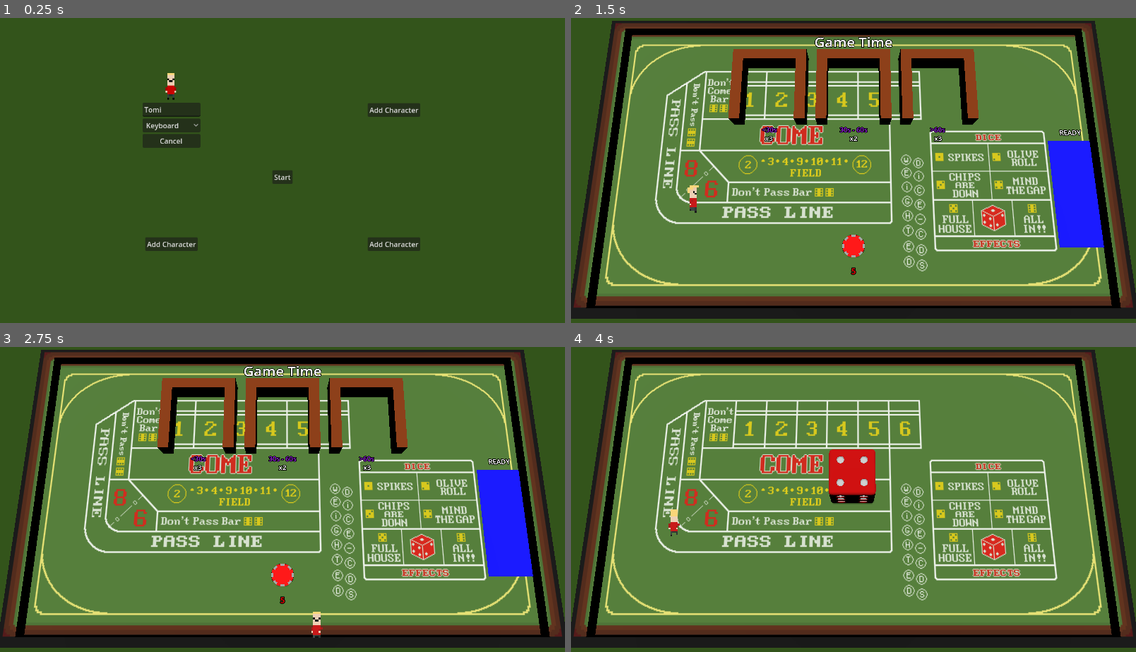
Above: before the commit, frames 1-4 (two rows, left to right).
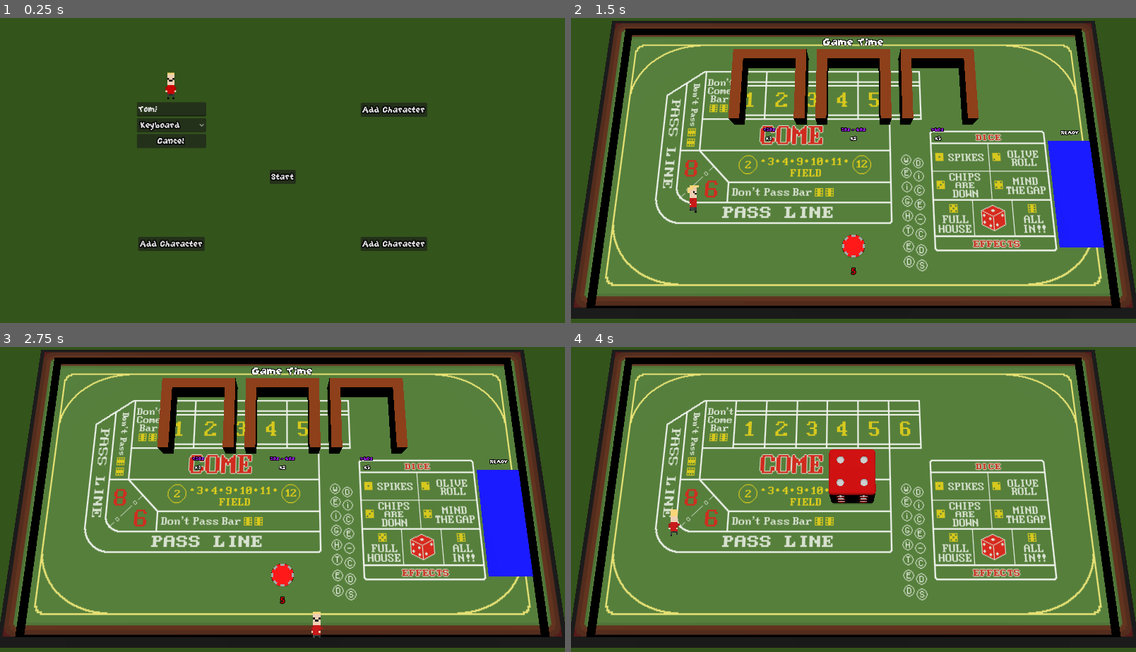
Above: after the commit, the same moments.

Repository: Laks0/weighted-dice-3d
Game: Godot game, scene res://Scenes/CharacterScreen/CharacterScreen.tscn
The game is run twice, just before and just after one commit, with the same random seed, the same clock (stepped at 60 frames per second) and the same inputs.
Inputs:
- Up to frame 1 (0.25 s): no input
- Up to frame 2 (1.5 s): click "Start" at 0.5 s; tap Enter (grab_mouse) at 1.25 s; hold D (move_right_kb) from 1.28 s (still down); tap Alt (grab_kb2) at 1.35 s
- Up to frame 3 (2.75 s): release D (move_right_kb) at 2.03 s; hold S (move_down_kb) from 2.03 s (still down); tap Enter (grab_mouse) at 2.1 s
- Up to frame 4 (4 s): tap Space at 2.75 s; release S (move_down_kb) at 2.78 s; hold D (move_right_kb) 2.78-3.53 s; tap Down (move_down_kb2) at 2.85 s; hold W (move_up_kb) from 3.53 s (still down); tap Left (move_left_kb2) at 3.6 s

The runs differ from the first frame. In frame 1, 1.6% of the frame differs, in the area x 24-76%, y 17-77%; in frame 2, 0.6%; in frame 3, 0.6%; in frame 4, nothing differs.

Commit message:
Nombres de efectos y tema

Diff:
--- a/Classes/Effects/ChipsAreDown/ChipsAreDownEffect.tscn
+++ b/Classes/Effects/ChipsAreDown/ChipsAreDownEffect.tscn
@@ -6,7 +6,7 @@
 [node name="ChipsAreDownEffect" type="Node"]
 script = ExtResource("1_ar7g5")
 chipResource = ExtResource("2_asn4i")
-effectName = "Chips are down"
+effectName = "Chips Are Down"
 
 [node name="Cooldown" type="Timer" parent="."]
 wait_time = 0.6
--- a/Classes/Effects/Effect.gd
+++ b/Classes/Effects/Effect.gd
@@ -1,7 +1,7 @@
 extends Node
 class_name Effect
 
-var effectName : String
+@export var effectName : String
 
 var arena : Arena
 
--- a/Classes/Effects/MindTheGap/MindTheGapEffect.tscn
+++ b/Classes/Effects/MindTheGap/MindTheGapEffect.tscn
@@ -6,3 +6,4 @@
 [node name="MindTheGapEffect" type="Node"]
 script = ExtResource("1_1xma8")
 GapScene = ExtResource("2_bnwej")
+effectName = "Mind The Gap"
--- a/Classes/Effects/OliveRoll/OliveRoll.gd
+++ b/Classes/Effects/OliveRoll/OliveRoll.gd
@@ -2,10 +2,10 @@
 
 @export var oliveResource : PackedScene
 
-const OLIVE_AMMOUNT = 5
+const OLIVE_AMOUNT = 5
 
 func start():
-	for _i in range(OLIVE_AMMOUNT):
+	for _i in range(OLIVE_AMOUNT):
 		var pos := Globals.getRandomArenaPosition()
 
 		var olive = oliveResource.instantiate()
--- a/Classes/Effects/Spikes/spikes_effect.tscn
+++ b/Classes/Effects/Spikes/spikes_effect.tscn
@@ -1,6 +1,9 @@
-[gd_scene load_steps=2 format=3 uid="uid://bx1tfik0chsfl"]
+[gd_scene load_steps=3 format=3 uid="uid://bx1tfik0chsfl"]
 
 [ext_resource type="Script" path="res://Classes/Effects/Spikes/SpikesEffect.gd" id="1_ogj0k"]
+[ext_resource type="PackedScene" uid="uid://d1wca58rqkpw7" path="res://Classes/Effects/Spikes/SpikesLayout.tscn" id="2_5s6py"]
 
 [node name="SpikesEffect" type="Node"]
 script = ExtResource("1_ogj0k")
+SpikesLayout = ExtResource("2_5s6py")
+effectName = "Spikes"
--- /dev/null
+++ b/Classes/HUD/DefaultTheme.tres
@@ -0,0 +1,11 @@
+[gd_resource type="Theme" load_steps=2 format=3 uid="uid://bnaa8nx0gbxlb"]
+
+[ext_resource type="FontFile" uid="uid://cdnb1m88vsvb7" path="res://GrapeSoda.ttf" id="1_x4ft0"]
+
+[resource]
+default_font = ExtResource("1_x4ft0")
+default_font_size = 24
+Button/colors/font_outline_color = Color(0, 0, 0, 1)
+Button/constants/outline_size = 9
+Label/colors/font_outline_color = Color(0, 0, 0, 1)
+Label/constants/outline_size = 10
--- a/Classes/HUD/HUD.tscn
+++ b/Classes/HUD/HUD.tscn
@@ -1,6 +1,7 @@
-[gd_scene load_steps=2 format=3 uid="uid://dmyacifxq8ln1"]
+[gd_scene load_steps=3 format=3 uid="uid://dmyacifxq8ln1"]
 
 [ext_resource type="Script" path="res://Classes/HUD/HUD.gd" id="1_4kvx0"]
+[ext_resource type="Theme" uid="uid://bnaa8nx0gbxlb" path="res://Classes/HUD/DefaultTheme.tres" id="2_yj5an"]
 
 [node name="HUD" type="Control"]
 layout_mode = 3
@@ -22,5 +23,6 @@
 offset_right = 47.5
 offset_bottom = 82.0
 grow_horizontal = 2
+theme = ExtResource("2_yj5an")
 text = "Effect Name"
 horizontal_alignment = 1
--- a/Scenes/Arena/Arena.tscn
+++ b/Scenes/Arena/Arena.tscn
@@ -10,7 +10,6 @@
 [ext_resource type="ArrayMesh" uid="uid://0am65n0l6hyj" path="res://Scenes/Arena/mesa.obj" id="7_7ki2k"]
 [ext_resource type="Texture2D" uid="uid://bl4bjeh13ejhs" path="res://Classes/Die/Arrow.png" id="8_renas"]
 [ext_resource type="PackedScene" uid="uid://bx1tfik0chsfl" path="res://Classes/Effects/Spikes/spikes_effect.tscn" id="8_ycw3d"]
-[ext_resource type="PackedScene" uid="uid://d1wca58rqkpw7" path="res://Classes/Effects/Spikes/SpikesLayout.tscn" id="9_r8rts"]
 [ext_resource type="PackedScene" uid="uid://bs1h7cfuyhx81" path="res://Classes/Effects/MindTheGap/MindTheGapEffect.tscn" id="12_yk85d"]
 
 [sub_resource type="PhysicsMaterial" id="PhysicsMaterial_k7w7e"]
@@ -129,7 +128,6 @@
 [node name="Effects" type="Node" parent="."]
 
 [node name="SpikesEffect" parent="Effects" instance=ExtResource("8_ycw3d")]
-SpikesLayout = ExtResource("9_r8rts")
 
 [node name="OliveRollEffect" parent="Effects" instance=ExtResource("5_ed70i")]
 
--- a/Scenes/BettingScreen/BetBooth.tscn
+++ b/Scenes/BettingScreen/BetBooth.tscn
@@ -1,6 +1,7 @@
-[gd_scene load_steps=8 format=3 uid="uid://cr1bm4whotu40"]
+[gd_scene load_steps=9 format=3 uid="uid://cr1bm4whotu40"]
 
 [ext_resource type="Script" path="res://Scenes/BettingScreen/BetBooth.gd" id="1_mdepd"]
+[ext_resource type="FontFile" uid="uid://cdnb1m88vsvb7" path="res://GrapeSoda.ttf" id="2_yykp4"]
 
 [sub_resource type="StandardMaterial3D" id="StandardMaterial3D_gj3mh"]
 albedo_color = Color(0.541176, 0.223529, 0, 1)
@@ -59,7 +60,9 @@
 [node name="Name" type="Label3D" parent="."]
 transform = Transform3D(-1, 8.74228e-08, 3.82137e-15, 0, -4.37114e-08, 1, 8.74228e-08, 1, 4.37114e-08, 0, 0.158735, -1.78189)
 text = "Candidate"
+font = ExtResource("2_yykp4")
 
 [node name="Odds" type="Label3D" parent="."]
 transform = Transform3D(-1, 8.74228e-08, 3.82137e-15, 0, -4.37114e-08, 1, 8.74228e-08, 1, 4.37114e-08, 1.89892e-08, 0.158735, -1.9991)
 text = "Candidate"
+font = ExtResource("2_yykp4")
--- a/Scenes/BettingScreen/BettingScreen.tscn
+++ b/Scenes/BettingScreen/BettingScreen.tscn
@@ -6,6 +6,7 @@
 [ext_resource type="ArrayMesh" uid="uid://0am65n0l6hyj" path="res://Scenes/Arena/mesa.obj" id="2_ixa5d"]
 [ext_resource type="PackedScene" uid="uid://bpdrpg3p4qn3t" path="res://Scenes/Arena/Arena.tscn" id="4_iyqa3"]
 [ext_resource type="PackedScene" uid="uid://cr1bm4whotu40" path="res://Scenes/BettingScreen/BetBooth.tscn" id="5_8u4g1"]
+[ext_resource type="FontFile" uid="uid://cdnb1m88vsvb7" path="res://GrapeSoda.ttf" id="7_tpqcw"]
 
 [sub_resource type="WorldBoundaryShape3D" id="WorldBoundaryShape3D_j3d4r"]
 plane = Plane(0, 0, 1, 0)
@@ -104,6 +105,7 @@
 [node name="Label3D" type="Label3D" parent="ReadyArea"]
 transform = Transform3D(1, 0, 0, 0, -4.37114e-08, 1, 0, -1, -4.37114e-08, 5.14629, 0.150484, -0.6499)
 text = "READY"
+font = ExtResource("7_tpqcw")
 
 [node name="MeshInstance3D" type="MeshInstance3D" parent="ReadyArea"]
 transform = Transform3D(1, 0, 0, 0, 1, 0, 0, 0, 1, 5.1374, 0.0678512, 0.779888)
@@ -113,6 +115,7 @@
 [node name="BetName" type="Label3D" parent="."]
 transform = Transform3D(1, 0, 0, 0, -5.96046e-08, 1, 0, -1, -5.96046e-08, 0, 0.104603, -3.05427)
 text = "BetName"
+font = ExtResource("7_tpqcw")
 font_size = 72
 
 [connection signal="body_entered" from="ReadyArea" to="." method="onPlayerReady"]
--- a/Scenes/CharacterScreen/CharacterScreen.tscn
+++ b/Scenes/CharacterScreen/CharacterScreen.tscn
@@ -1,7 +1,8 @@
-[gd_scene load_steps=3 format=3 uid="uid://cq54i4r3w1hj4"]
+[gd_scene load_steps=4 format=3 uid="uid://cq54i4r3w1hj4"]
 
 [ext_resource type="PackedScene" uid="uid://d23vm7fpygfv7" path="res://Scenes/CharacterScreen/CharacterSetting.tscn" id="1_8jvhf"]
 [ext_resource type="Script" path="res://Scenes/CharacterScreen/CharacterScreen.gd" id="1_70uiy"]
+[ext_resource type="Theme" uid="uid://bnaa8nx0gbxlb" path="res://Classes/HUD/DefaultTheme.tres" id="1_o0boa"]
 
 [node name="CharacterScreen" type="Control"]
 layout_mode = 3
@@ -10,6 +11,7 @@
 anchor_bottom = 1.0
 grow_horizontal = 2
 grow_vertical = 2
+theme = ExtResource("1_o0boa")
 script = ExtResource("1_70uiy")
 
 [node name="GridContainer" type="GridContainer" parent="."]
Binary file added: GrapeSoda.ttf
Not shown, added: GrapeSoda.ttf.import
Not shown: 1 places in Scenes/Arena/Arena.tscn that only renumber resources
Not shown: 1 places in Scenes/BettingScreen/BettingScreen.tscn that only renumber resources
